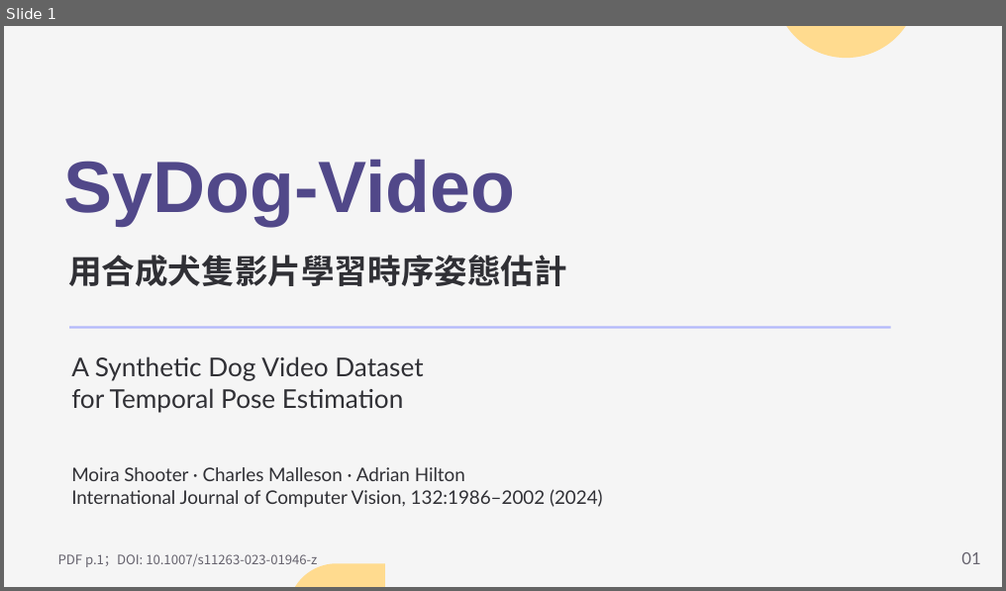
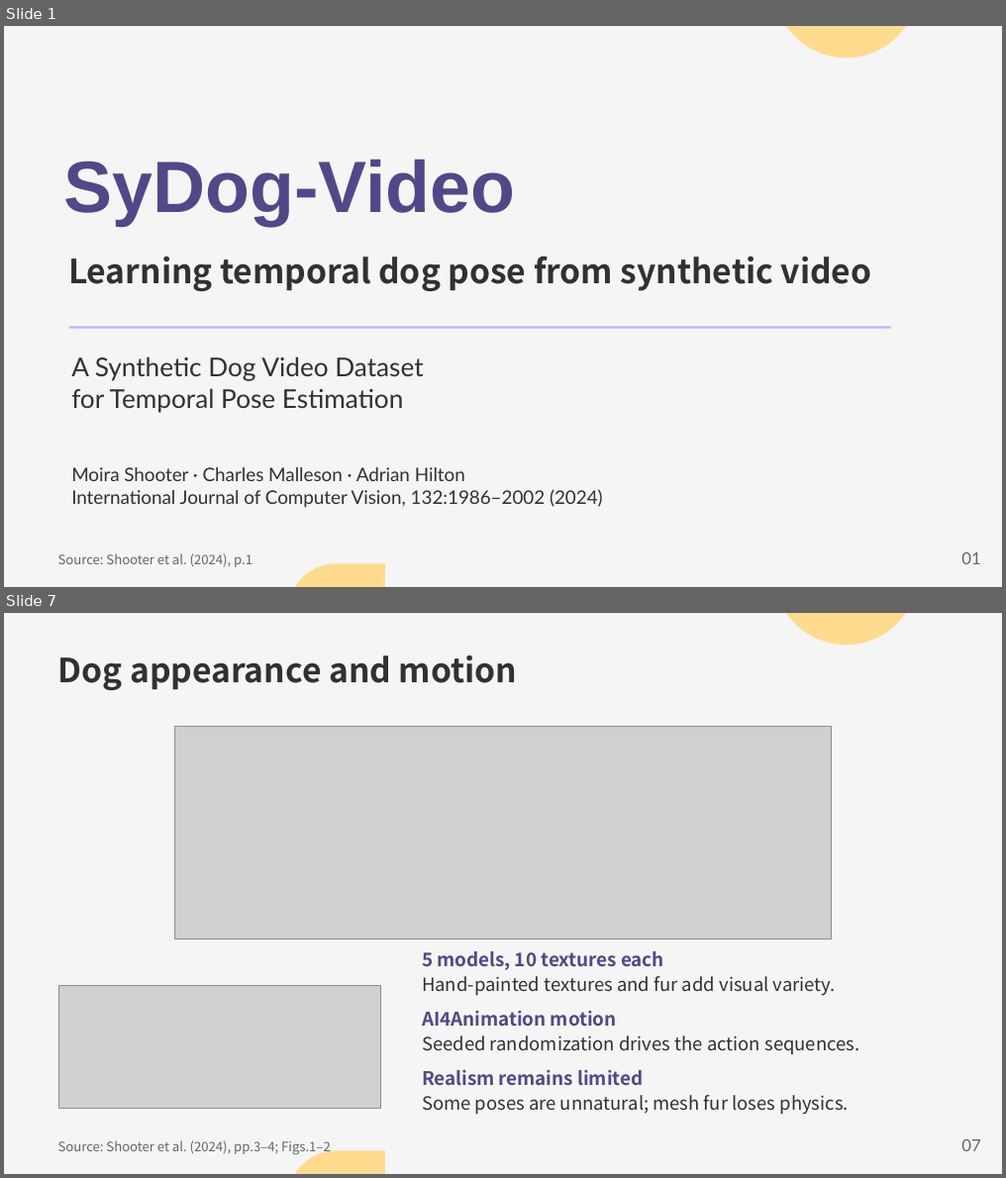
Before and after one commit to Funji713/presentation-design-pro, a slide deck: examples/sydog-video/SyDog-Video.pptx. Shown one above the other, each under a label of ours: slide 1 before the commit, slides 1 and 7 after it; the slides between them are not shown. The pictures are 1006x591 and 1006x1178 pixels, drawn with LibreOffice and Linux fonts; fonts in the diff are those of the drawing; grey boxes stand for pictures. Boxes give left, top, right and bottom in pixels: in the first picture for what was removed or moved away, otherwise in the second. Text is boxed around its words. In the diff, an @@ line names an element or a change of style, - is before the commit and + after.

```diff
--- a/examples/sydog-video/SyDog-Video.pptx
+++ b/examples/sydog-video/SyDog-Video.pptx
@@ slide 7 added at (4,613,1002,1174), background #F5F5F5; not listed: 2 template elements that a slide beside it also shows @@
@@ text added at (58,656,517,690), 24 pt, text #303035, bold @@
+Dog appearance and motion
@@ picture added at (174,727,832,941) @@
@@ text added at (422,952,664,970), 13.5 pt, text #514889, bold @@
+5 models, 10 textures each
@@ picture added at (58,986,380,1109) @@
@@ text added at (422,976,836,996), 13.1 pt, text #303035 @@
+Hand-painted textures and fur add visual variety.
@@ text added at (422,1011,617,1027), 13.5 pt, text #514889, bold @@
+AI4Animation motion
@@ text added at (422,1036,859,1056), 13.1 pt, text #303035 @@
+Seeded randomization drives the action sequences.
@@ text added at (422,1070,643,1086), 13.5 pt, text #514889, bold @@
+Realism remains limited
@@ text added at (422,1095,848,1115), 13.1 pt, text #303035 @@
+Some poses are unnatural; mesh fur loses physics.
@@ text added at (58,1141,331,1156), 9.4 pt, text #66636E @@
+Source: Shooter et al. (2024), pp.3–4; Figs.1–2
@@ text added at (961,1140,980,1152), 12 pt, text #66636E @@
+07
@@ slide 1 changed as well @@
@@ text at (68,256,872,291): text changed @@
-用合成犬隻影片學習時序姿態估計
+Learning temporal dog pose from synthetic video
@@ text at (58,554,252,568): text changed @@
-PDF p.1；DOI: 10.1007/s11263-023-01946-z
+Source: Shooter et al. (2024), p.1
```
Also in this commit, not shown: 21 other slides changed, 8 other slides added, 9 slides removed, 5 other files.
